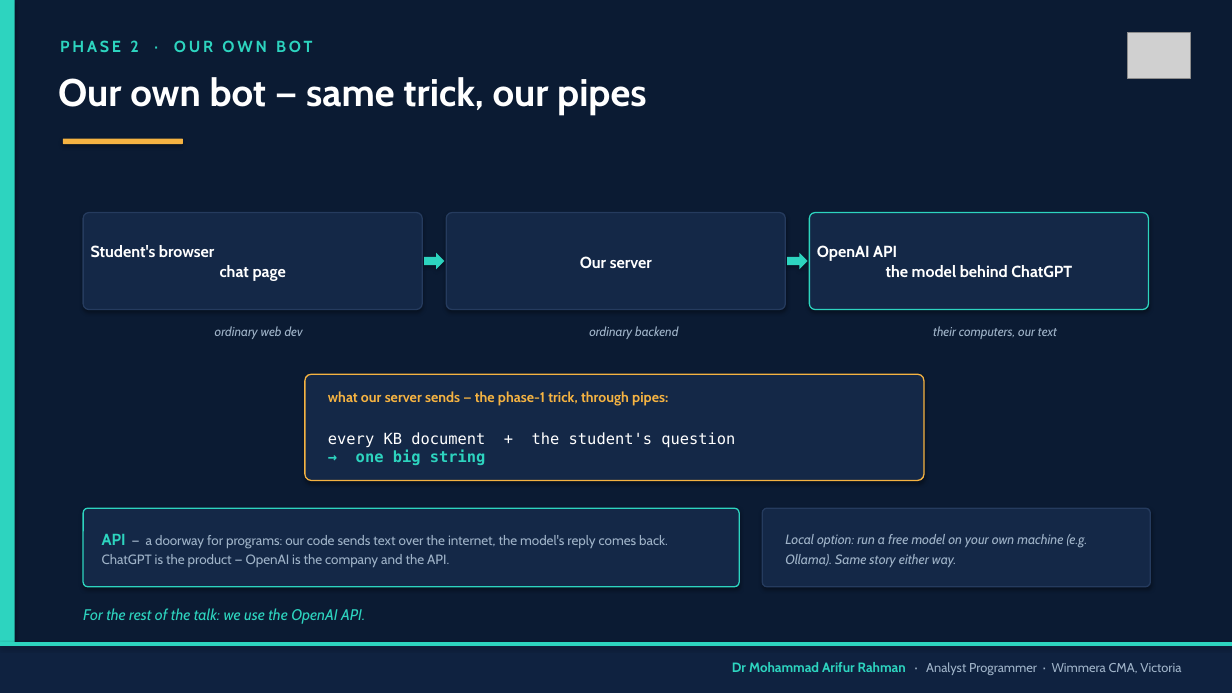
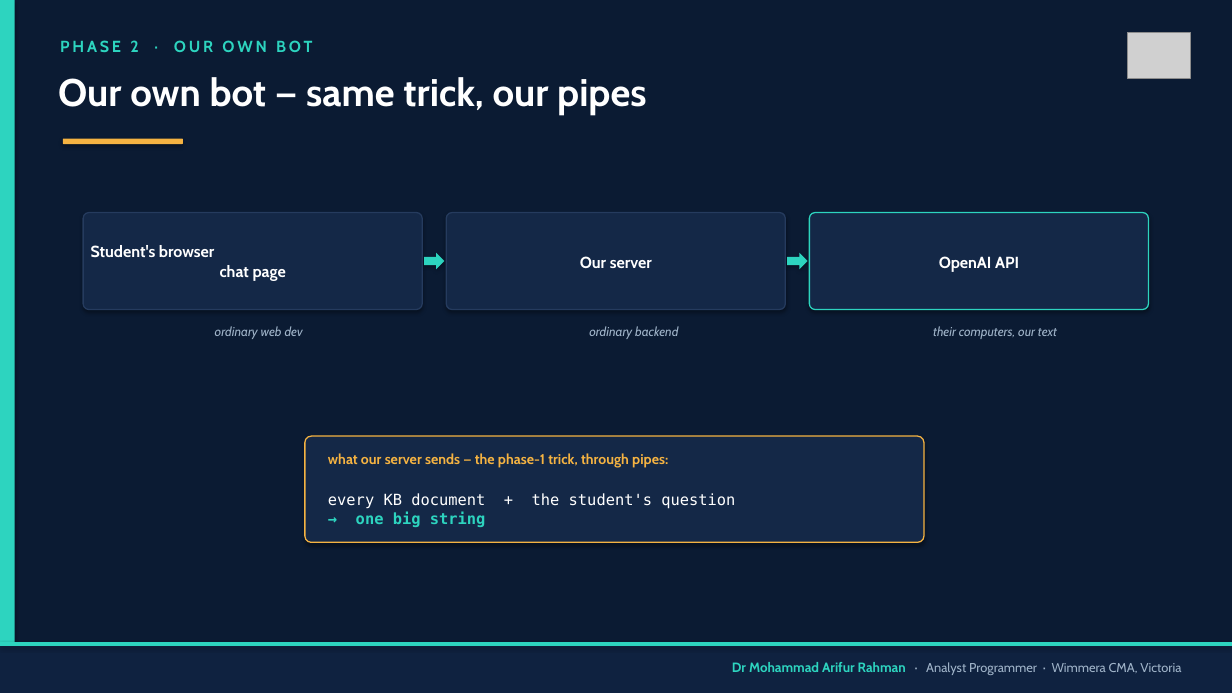
Before and after one commit to arifwcma/induction, a slide deck: slide 4 of lecture/deck.pptx. Drawn at 1232x693 pixels with LibreOffice and Linux fonts; fonts in the diff are those of the drawing; grey boxes stand for pictures. Boxes give left, top, right and bottom in pixels: in the first picture for what was removed or moved away, otherwise in the second. Text is boxed around its words. In the diff, an @@ line names an element or a change of style, - is before the commit and + after.

```diff
--- a/lecture/deck.pptx
+++ b/lecture/deck.pptx
@@ text at bbox=[939, 256, 1019, 272]: text changed @@
-OpenAI API
-the model behind ChatGPT
+OpenAI API
@@ 2 texts, 1 rounded rectangle: place and size @@
-2 texts, 1 rounded rectangle at bbox=[305, 374, 924, 481]
+2 texts, 1 rounded rectangle at bbox=[305, 436, 924, 543]
@@ rounded rectangle removed at bbox=[83, 508, 739, 587] @@
@@ rounded rectangle removed at bbox=[762, 508, 1151, 587] @@
@@ text removed at bbox=[102, 534, 668, 567] @@
-API — a doorway for programs: our code sends text over the internet, the model's reply comes back. ChatGPT is the product — OpenAI is the company and the API.
@@ text removed at bbox=[785, 534, 1088, 567] @@
-Local option: run a free model on your own machine (e.g. Ollama). Same story either way.
@@ text removed at bbox=[83, 608, 365, 624] @@
-For the rest of the talk: we use the OpenAI API.
```
Also in this commit, not shown: 13 other slides changed, 2 other files.
